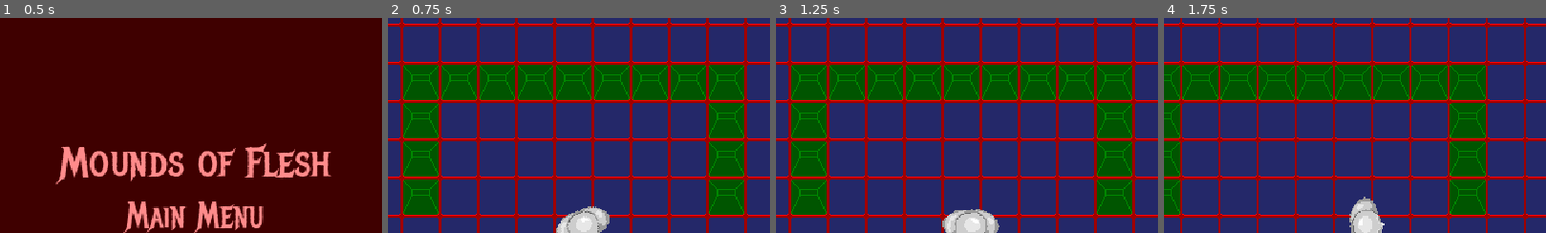
Above: before the commit, frames 1-4 (left to right).
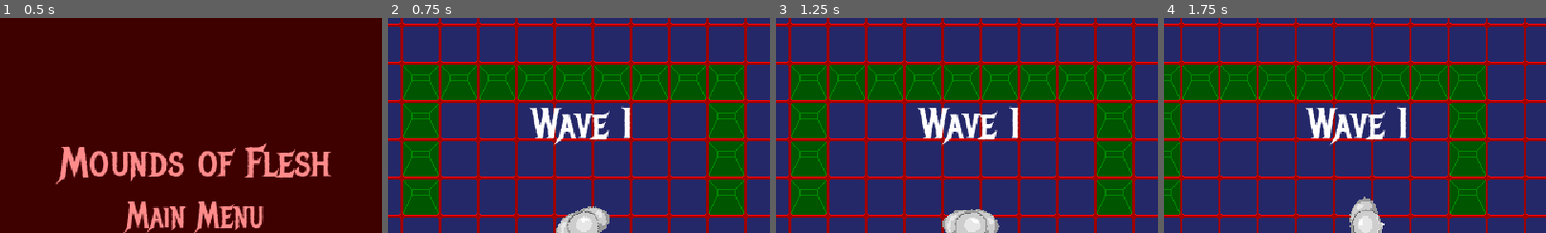
Above: after the commit, the same moments.

Repository: Burger-Bois/LD54-Godot-Team
Game: Godot game, scene res://scenes/main.tscn
Same seed, same stepped clock (60 frames per second), same inputs: the game is played once before the commit and once after it.
Inputs (mouse positions are % of the whole screen's width and height, from its top left):
- Up to frame 1 (0.5 s): no input
- Up to frame 2 (0.75 s): click "Start" at 0.5 s
- Up to frame 3 (1.25 s): no input
- Up to frame 4 (1.75 s): tap Enter at 1.25 s; move the mouse to (72, 45) at 1.27 s; hold D (right) from 1.28 s (still down); hold Right mouse button (aim) from 1.28 s (still down); click (72, 45) at 1.42 s
The pictures show only the part of the screen within x 24-74%, y 2-52%; the shares and areas given below are measured in that part.

Frame 1 is identical in both runs. In frame 2, 1.9% of the frame differs, in the area x 37-64%, y 40-60%; in frame 3, 1.9%; in frame 4, 1.9%.

Commit message:
add wave count message

Diff:
--- a/scenes/main.tscn
+++ b/scenes/main.tscn
@@ -6,8 +6,9 @@
 [ext_resource type="PackedScene" uid="uid://bnvn6olu52jd8" path="res://scenes/level.tscn" id="4_hn5l2"]
 [ext_resource type="PackedScene" uid="uid://cqid43pim76qe" path="res://scenes/ui/pause_menu.tscn" id="5_07pgh"]
 [ext_resource type="PackedScene" uid="uid://bldotg4ouw0h4" path="res://scenes/ui/game_over.tscn" id="6_5jud8"]
+[ext_resource type="PackedScene" uid="uid://dpaiqr5jou8gn" path="res://scenes/ui/flash_message.tscn" id="7_u1spj"]
 
-[node name="Main" type="Node" node_paths=PackedStringArray("ui_canvas_layer")]
+[node name="Main" type="Node" node_paths=PackedStringArray("ui_canvas_layer", "overlay_canvas_layer")]
 process_mode = 3
 script = ExtResource("1_mic1g")
 main_menu_scene = ExtResource("2_akvxq")
@@ -15,6 +16,10 @@
 level_scene = ExtResource("4_hn5l2")
 pause_scene = ExtResource("5_07pgh")
 game_over_scene = ExtResource("6_5jud8")
+flash_message_scene = ExtResource("7_u1spj")
 ui_canvas_layer = NodePath("UI")
+overlay_canvas_layer = NodePath("Overlay")
 
 [node name="UI" type="CanvasLayer" parent="."]
+
+[node name="Overlay" type="CanvasLayer" parent="."]
--- /dev/null
+++ b/scenes/ui/flash_message.tscn
@@ -0,0 +1,29 @@
+[gd_scene load_steps=3 format=3 uid="uid://dpaiqr5jou8gn"]
+
+[ext_resource type="Theme" uid="uid://dfbjrxbf4lkxs" path="res://resources/theme.tres" id="1_wlc5f"]
+[ext_resource type="Script" path="res://scripts/ui/flash_message.gd" id="2_7cjqv"]
+
+[node name="FlashMessage" type="Control"]
+layout_mode = 3
+anchors_preset = 15
+anchor_right = 1.0
+anchor_bottom = 1.0
+grow_horizontal = 2
+grow_vertical = 2
+mouse_filter = 2
+theme = ExtResource("1_wlc5f")
+script = ExtResource("2_7cjqv")
+
+[node name="Label" type="Label" parent="."]
+layout_mode = 1
+anchors_preset = 15
+anchor_right = 1.0
+anchor_bottom = 1.0
+offset_bottom = -168.0
+grow_horizontal = 2
+grow_vertical = 2
+theme_override_colors/font_color = Color(1, 1, 1, 1)
+theme_override_font_sizes/font_size = 36
+text = "EXAMPLE TEXT"
+horizontal_alignment = 1
+vertical_alignment = 1
--- a/scripts/level.gd
+++ b/scripts/level.gd
@@ -3,6 +3,7 @@
 
 
 signal game_over
+signal wave_spawning
 
 const ENEMIES_GROUP := "enemies"
 
@@ -66,3 +67,5 @@
 		enemy.tree_exited.connect(enemy_killed)
 		enemy.target = player
 		add_child(enemy)
+
+	wave_spawning.emit()
--- a/scripts/main.gd
+++ b/scripts/main.gd
@@ -18,19 +18,32 @@
 var game_over_scene: PackedScene
 
 @export
+var flash_message_scene: PackedScene
+
+@export
 var ui_canvas_layer: CanvasLayer
+
+@export
+var overlay_canvas_layer: CanvasLayer
 
 var _main_menu: MainMenu
 var _credits: Credits
 var _level: Level
 var _pause_menu: PauseMenu
 var _game_over: GameOver
+var _flash_message: FlashMessage
 
 var _playing := false
 
 
 func _ready():
 	load_main_menu()
+
+	var flash_message := flash_message_scene.instantiate() as FlashMessage
+	flash_message.hide()
+
+	_flash_message = flash_message
+	overlay_canvas_layer.add_child(flash_message)
 
 
 func _process(_delta: float):
@@ -72,6 +85,7 @@
 	# Level
 	var level := level_scene.instantiate() as Level
 	level.game_over.connect(show_game_over)
+	level.wave_spawning.connect(flash_wave_message)
 
 	_level = level
 	add_child(_level)
@@ -119,6 +133,11 @@
 		_game_over.show()
 
 
+func flash_wave_message():
+	_flash_message.text = "Wave " + str(_level.wave)
+	_flash_message.play()
+
+
 func _unload_all():
 	unpause()
 
--- /dev/null
+++ b/scripts/ui/flash_message.gd
@@ -0,0 +1,31 @@
+extends Control
+class_name FlashMessage
+
+
+@onready
+var _label := $Label as Label
+
+@export
+var text: String:
+	set(value):
+		if is_instance_valid(_label):
+			_label.text = value
+		text = value
+
+var _playing := false
+
+
+func play():
+	if not _playing:
+		_playing = true
+		show()
+
+		var timer := Timer.new()
+		timer.wait_time = 3
+		timer.one_shot = true
+		timer.timeout.connect(func():
+			hide()
+			_playing = false
+			timer.queue_free())
+		add_child(timer)
+		timer.start()
Not shown: 1 places in scenes/main.tscn that only renumber resources
